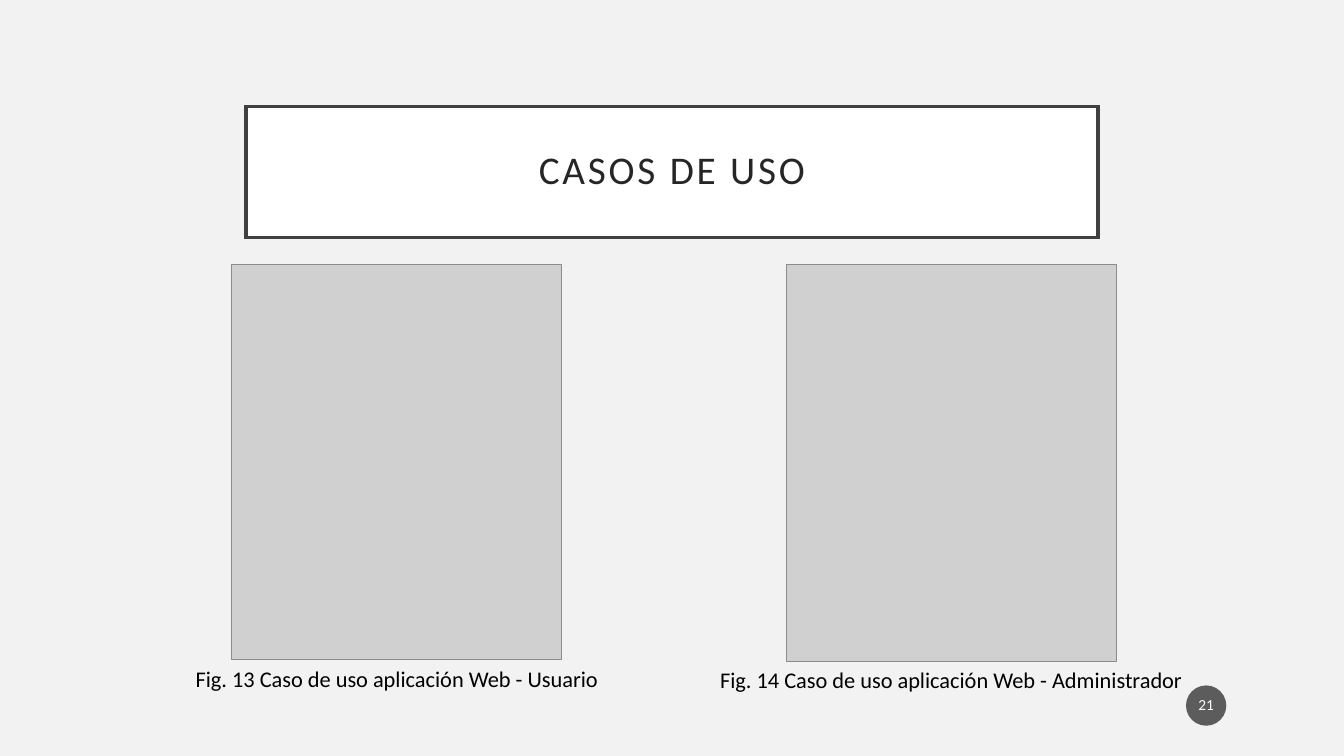
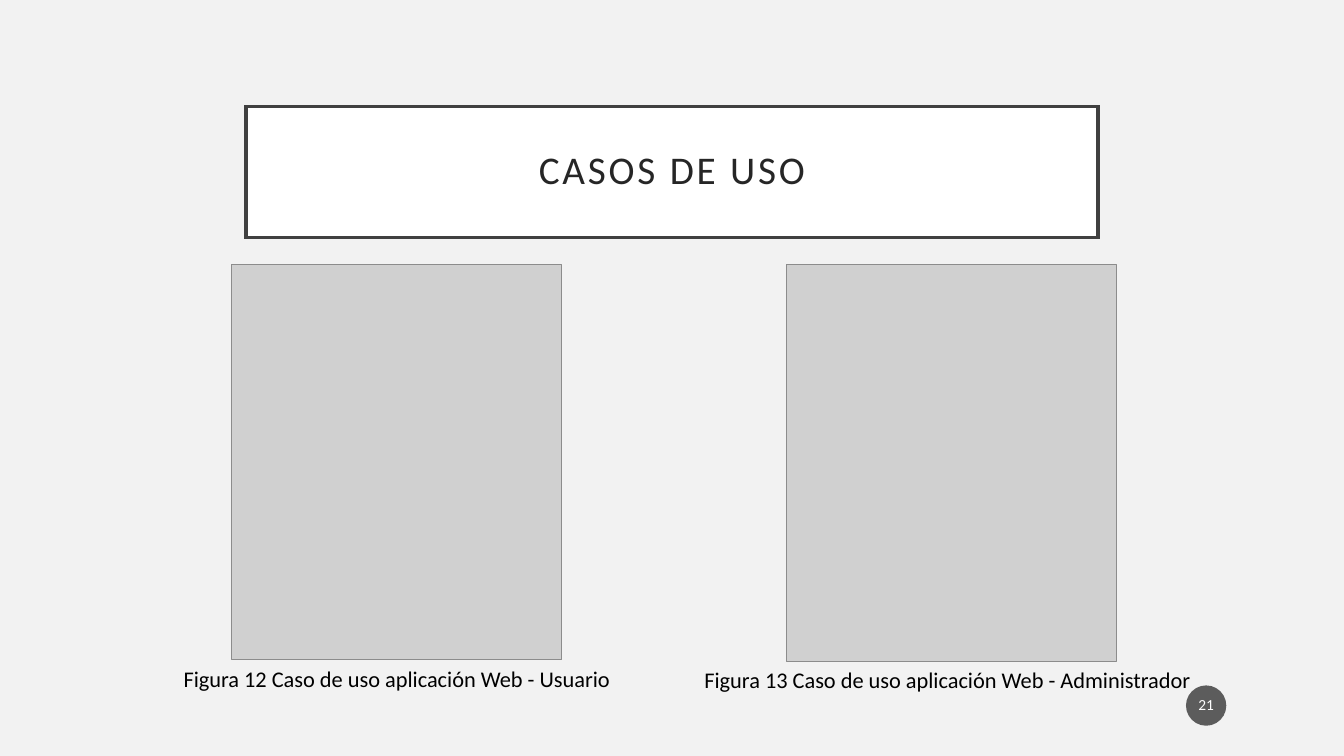
Before and after one commit to Osw1997/Proyecto-Terminal-1, a slide deck: slide 21 of Final/Presentacion.pptx. Drawn at 1344x756 pixels with LibreOffice and Linux fonts; fonts in the diff are those of the drawing; grey boxes stand for pictures. Boxes give left, top, right and bottom in pixels: in the first picture for what was removed or moved away, otherwise in the second. Text is boxed around its words. In the diff, an @@ line names an element or a change of style, - is before the commit and + after.

```diff
--- a/Final/Presentacion.pptx
+++ b/Final/Presentacion.pptx
@@ text at <box>184,671,610,691</box>: text changed @@
-Fig. 13 Caso de uso aplicación Web - Usuario
+Figura 12 Caso de uso aplicación Web - Usuario
@@ text at <box>704,672,1190,692</box>: text changed @@
-Fig. 14 Caso de uso aplicación Web - Administrador
+Figura 13 Caso de uso aplicación Web - Administrador
```
Also in this commit, not shown: 11 other slides changed, 10 slides added.
